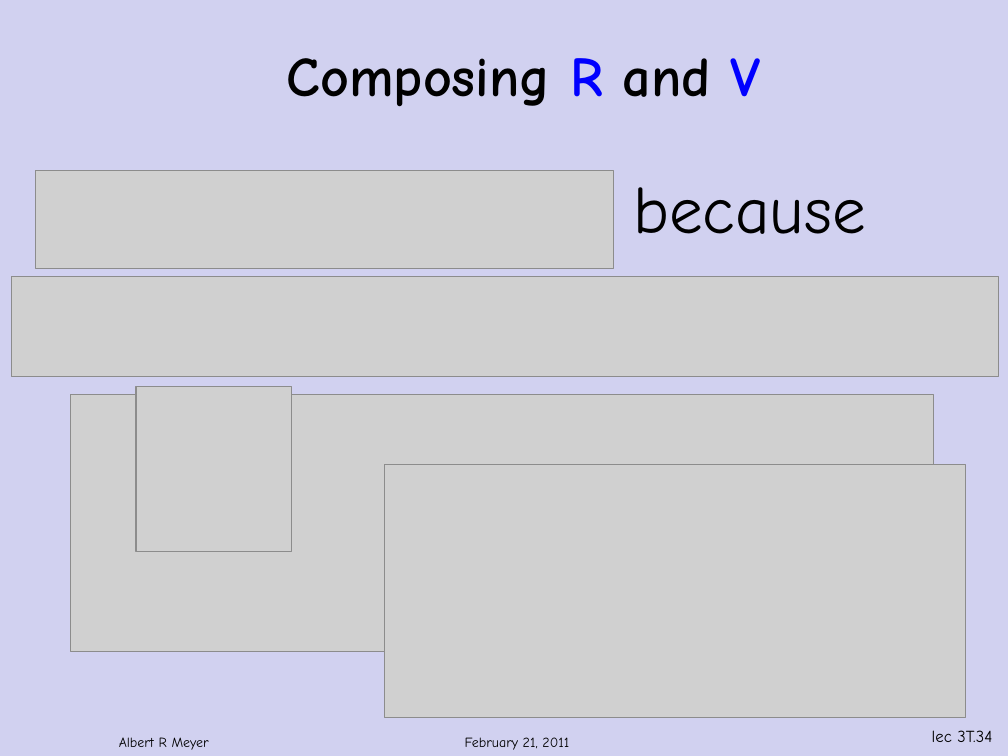
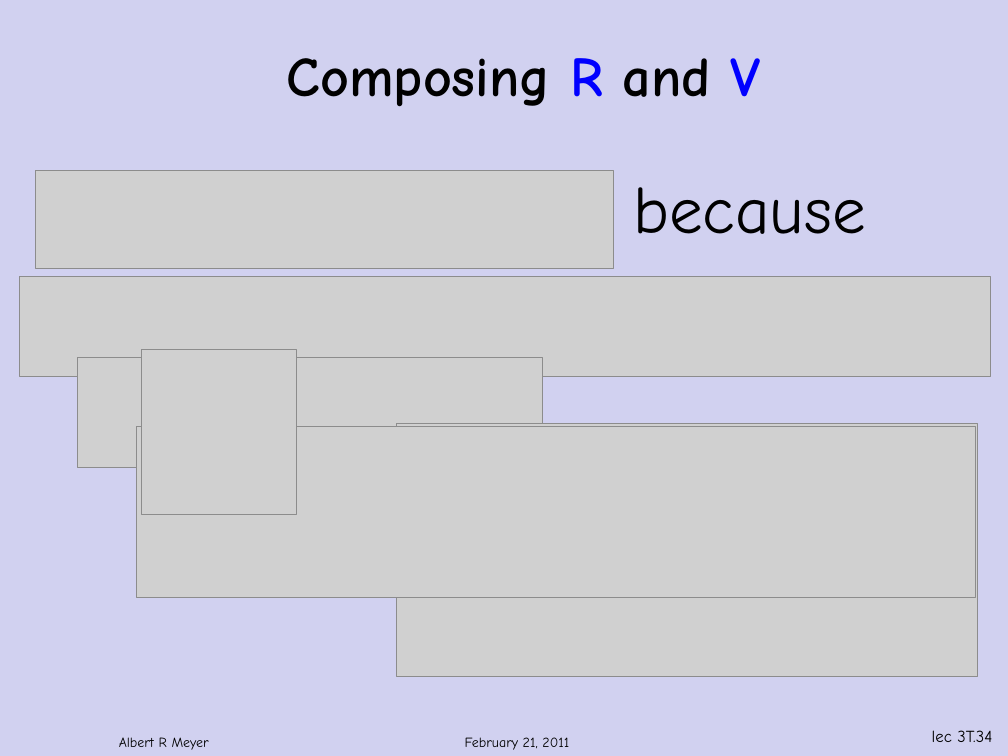
Before and after one commit to armeyer/mcs_web, a slide deck: slide 34 of spring12/slidesS12/relations.pptx. Drawn at 1008x756 pixels with LibreOffice and Linux fonts; fonts in the diff are those of the drawing; grey boxes stand for pictures; background and template pictures are left out. Boxes give left, top, right and bottom in pixels: in the first picture for what was removed or moved away, otherwise in the second. Text is boxed around its words. In the diff, an @@ line names an element or a change of style, - is before the commit and + after.

Commit message:
clean up sets.pptx, record relations.pptx, minor edit induction

```diff
--- a/spring12/slidesS12/relations.pptx
+++ b/spring12/slidesS12/relations.pptx
@@ picture resized from (x1=11, y1=276, x2=999, y2=377) to (x1=19, y1=276, x2=990, y2=377) @@
@@ picture added at (x1=78, y1=358, x2=542, y2=468) @@
@@ picture moved from (x1=136, y1=387, x2=291, y2=552) to (x1=142, y1=350, x2=297, y2=515) @@
@@ picture resized from (x1=71, y1=394, x2=932, y2=651) to (x1=137, y1=426, x2=976, y2=598) @@
@@ picture moved from (x1=384, y1=465, x2=965, y2=718) to (x1=397, y1=423, x2=978, y2=676) @@
```
Also in this commit, not shown: 1 other file.
